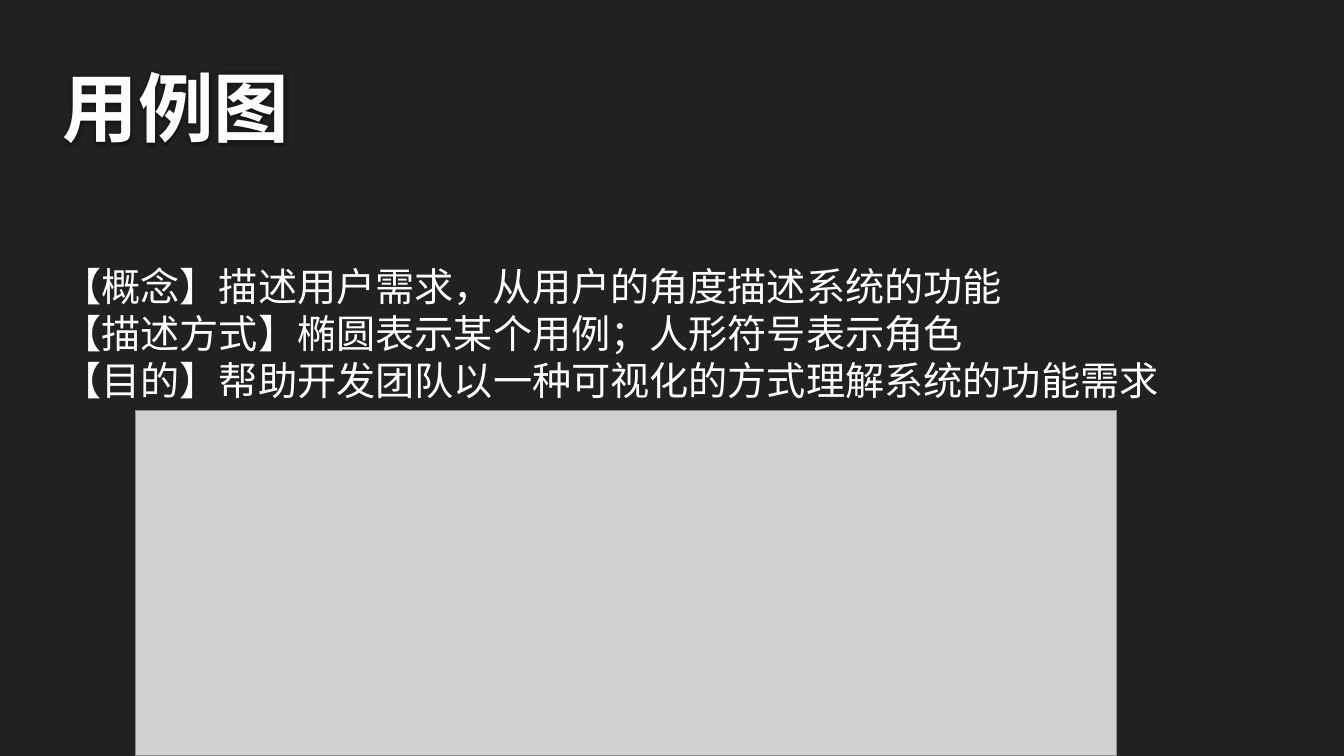
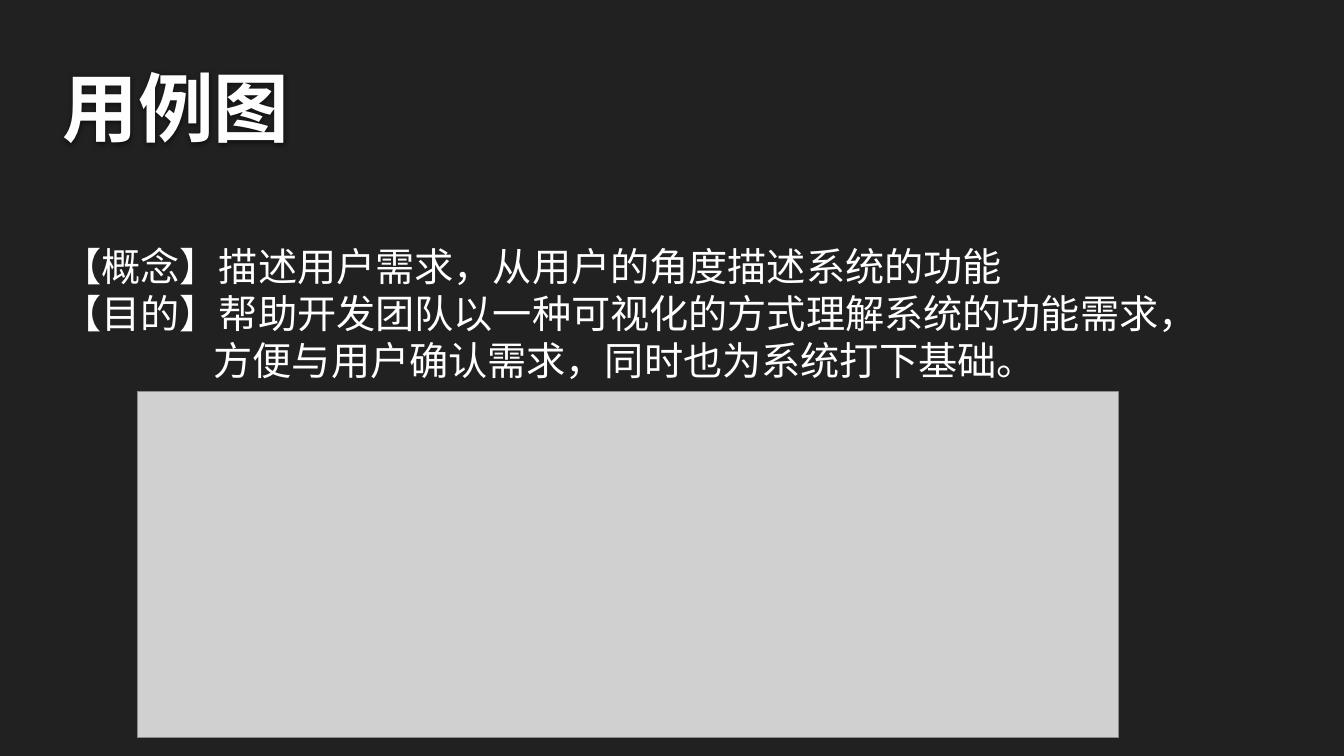
Before and after one commit to twn422/PRD2017, a slide deck: slide 3 of PRD-2017-G24/STW/非受控文件/翻转课堂作业/UML基础1/UML基础Ⅰ.pptx. Drawn at 1344x756 pixels with LibreOffice and Linux fonts; fonts in the diff are those of the drawing; grey boxes stand for pictures; background and template pictures are left out. Boxes give left, top, right and bottom in pixels: in the first picture for what was removed or moved away, otherwise in the second. Text is boxed around its words. In the diff, an @@ line names an element or a change of style, - is before the commit and + after.

```diff
--- a/PRD-2017-G24/STW/非受控文件/翻转课堂作业/UML基础1/UML基础Ⅰ.pptx
+++ b/PRD-2017-G24/STW/非受控文件/翻转课堂作业/UML基础1/UML基础Ⅰ.pptx
@@ text "【概念】描述用户需求，从用户的角度描述系统的功能" moved from (x1=62, y1=267, x2=1158, y2=399) to (x1=62, y1=247, x2=1197, y2=379) @@
@@ text at (x1=62, y1=295, x2=1197, y2=379): text changed @@
-【描述方式】椭圆表示某个用例；人形符号表示角色
-【目的】帮助开发团队以一种可视化的方式理解系统的功能需求
+【目的】帮助开发团队以一种可视化的方式理解系统的功能需求，
+方便与用户确认需求，同时也为系统打下基础。
@@ picture moved from (x1=135, y1=410, x2=1116, y2=756) to (x1=138, y1=392, x2=1119, y2=738) @@
```
Also in this commit, not shown: 3 other slides changed, 2 other files.
